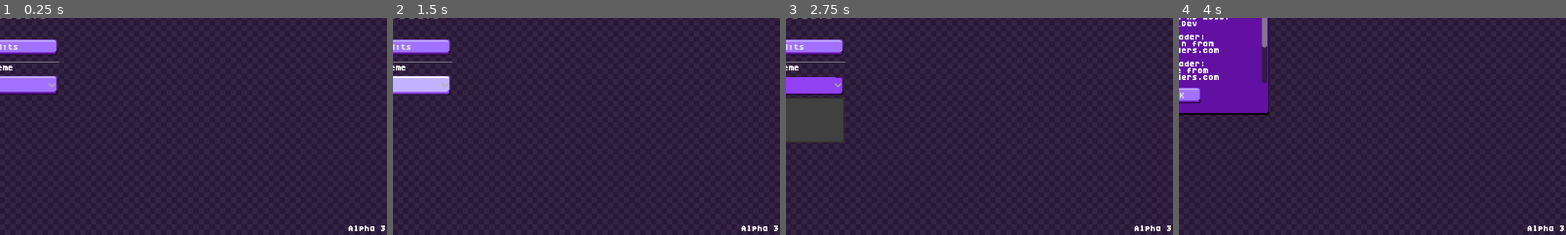
Above: before the commit, frames 1-4 (left to right).
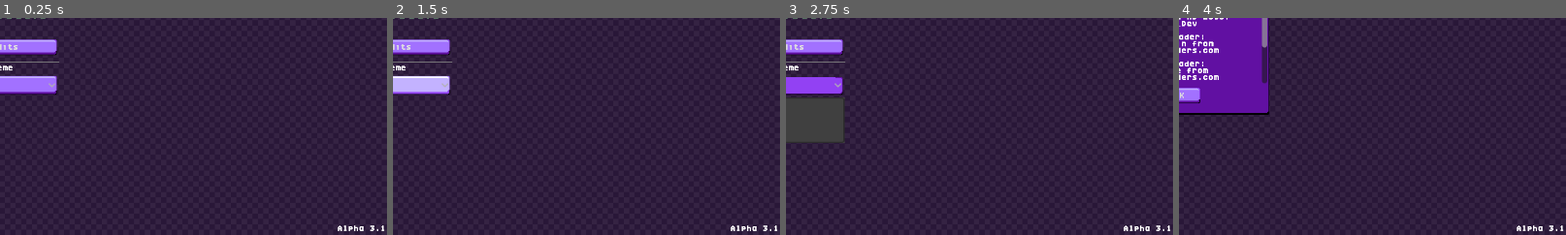
Above: after the commit, the same moments.

Repository: Tofi-Dev/CRTNessie
Game: Godot game, scene res://src/main/scenes/main.tscn
Same seed, same stepped clock (60 frames per second), same inputs: the game is played once before the commit and once after it.
Inputs:
- Up to frame 1 (0.25 s): no input
- Up to frame 2 (1.5 s): click "Default" at 0.5 s; click "Default" at 1.25 s
- Up to frame 3 (2.75 s): click "Default" at 2 s
- Up to frame 4 (4 s): click "Load" at 2.75 s; click "Credits" at 3.5 s
The pictures show only the part of the screen within x 50-100%, y 50-100%; the shares and areas given below are measured in that part.

The runs differ from the first frame. In frame 1, 0.2% of the frame differs, in the area x 87-100%, y 95-99%; in frame 2, 0.2%; in frame 3, 0.2%; in frame 4, 0.2%.

Commit message:
Alpha 3.1

Diff:
--- a/src/main/scenes/main.tscn
+++ b/src/main/scenes/main.tscn
@@ -201,7 +201,7 @@
 custom_minimum_size = Vector2(120, 0)
 layout_mode = 2
 tooltip_text = "Modifes the horizontal stretch of the image."
-min_value = 1.0
+min_value = 0.5
 max_value = 2.0
 step = 0.05
 value = 1.0
@@ -400,7 +400,7 @@
 offset_bottom = -2.0
 grow_horizontal = 0
 grow_vertical = 0
-text = "Alpha 3"
+text = "Alpha 3.1"
 horizontal_alignment = 1
 vertical_alignment = 1
 
